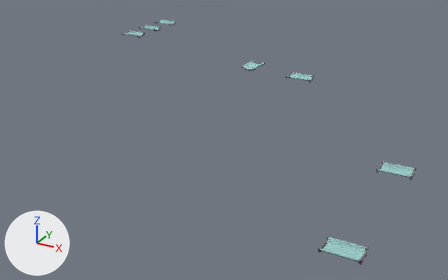
An edit to the glTF model www/models/lba1/iso_scenes/0.glb, drawn before and after from the same camera.
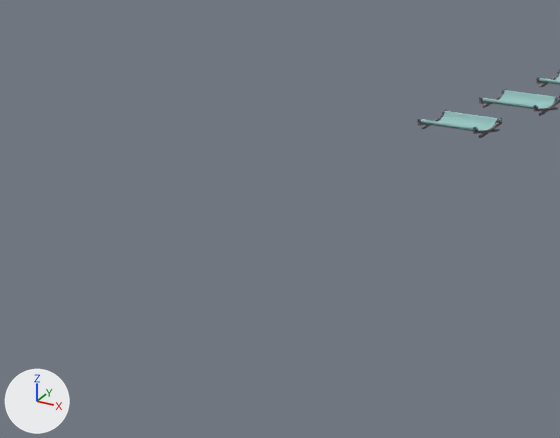
There are two pictures of each version: one whole from a camera (50 mm lens) standing at (63.0, -85.1, 24.1) and looking at (32.9, -30.3, -3.2), one close up on the part from 1% to 36% of the width and 0% to 43% of the height. The lights are fixed; the arrows at lower left show +X, +Y and +Z. Where no turn or scale is listed for an object, it has been applied to the vertices. Vertices at the same position are counted once.

Objects in the first close-up: 'colored'.
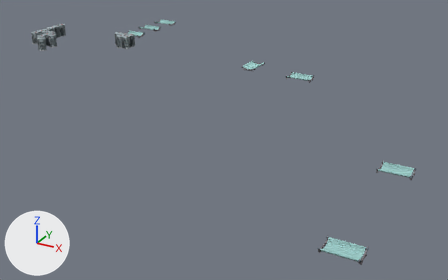
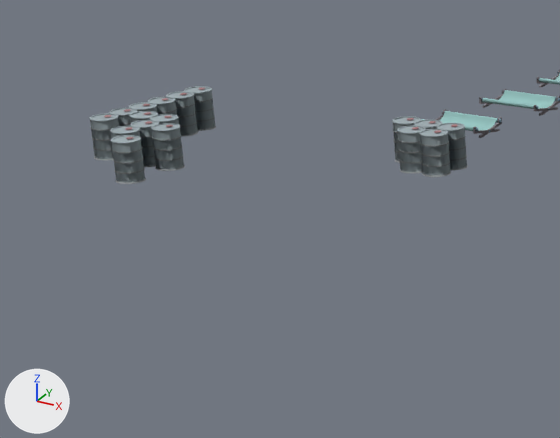
Changed parts and their boxes (x1, y1, x2, y2) in the close-ups (560 x 438 px):
'colored', reshaped: before (418, 70, 560, 138); after (89, 70, 560, 184)
part 1 of me_mesh_0, added: after (89, 86, 468, 184)

Patch to the scene script:
```diff
--- a/www/models/lba1/iso_scenes/0.glb.py
+++ b/www/models/lba1/iso_scenes/0.glb.py
@@ me_mesh_0 @@
 # used by ob_colored; location = (0.0, 0.0, 0.0)
-me_mesh_0.from_pydata(...)  # 3591 vertices, 6748 faces; spans x 9.1..54.9, y -52.9..-7.1, z 1.5..3.0
+me_mesh_0.from_pydata(...)  # 20455 vertices, 38674 faces; spans x 1.0..54.9, y -52.9..-7.1, z 1.5..4.0
+# me_mesh_0 part 1: 16864 vertices added at x 1.0..14.0, y -28.0..-20.0, z 2.5..4.0
 me_mesh_0.materials.append(mat_material_0)
```
